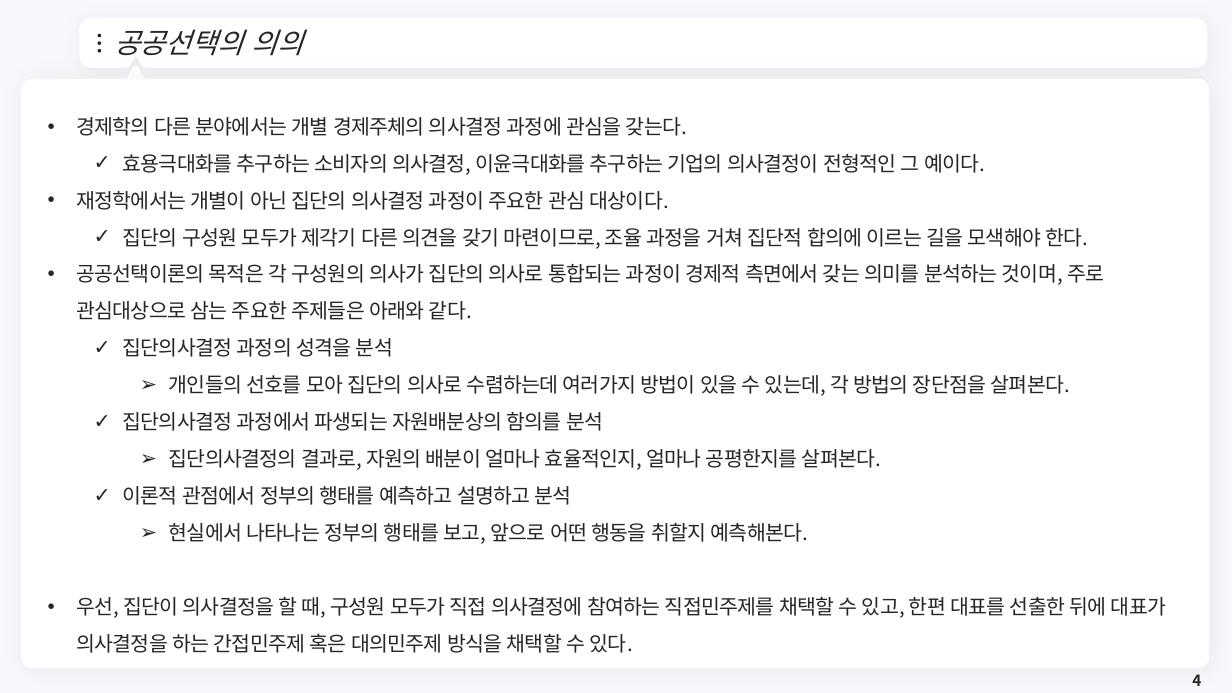
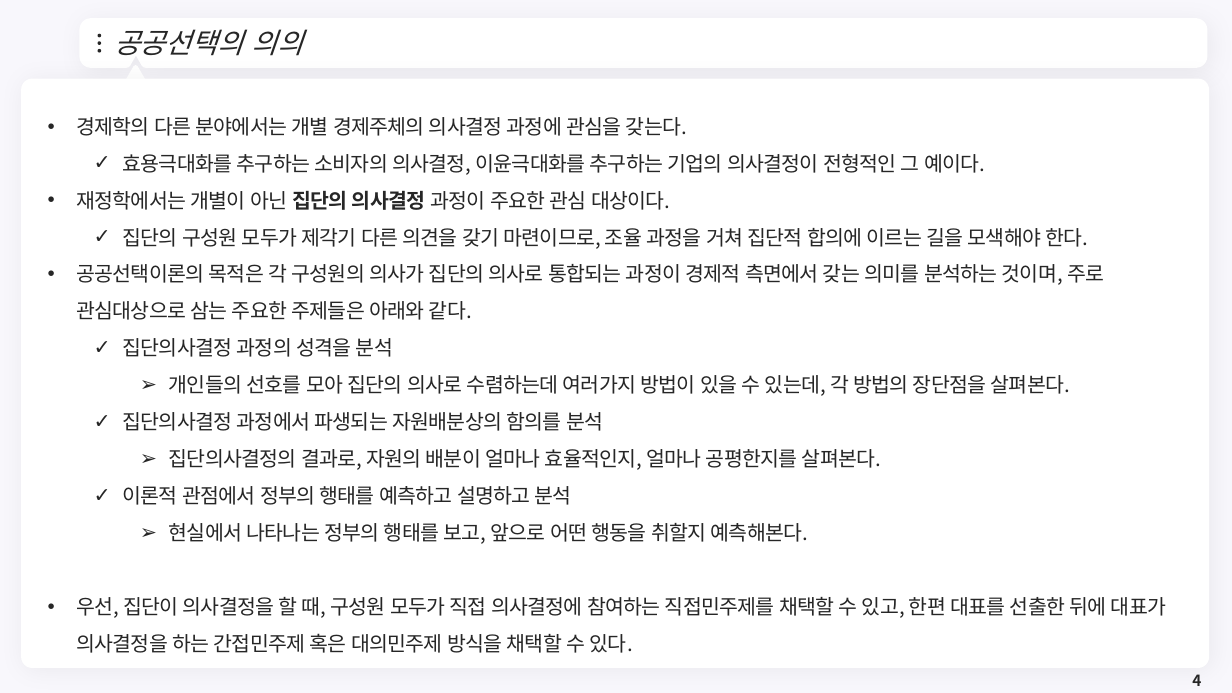
Before and after one commit to meandthey/Teaching, a slide deck: slide 4 of 재정학/01_Lectures/재정학_Chapter_5.pptx. Drawn at 1232x693 pixels with LibreOffice and Linux fonts; fonts in the diff are those of the drawing; background and template pictures are left out. Boxes give left, top, right and bottom in pixels: in the first picture for what was removed or moved away, otherwise in the second. Text is boxed around its words. In the diff, an @@ line names an element or a change of style, - is before the commit and + after.

```diff
--- a/재정학/01_Lectures/재정학_Chapter_5.pptx
+++ b/재정학/01_Lectures/재정학_Chapter_5.pptx
@@ text at (76, 190, 670, 210): bold on in "집단의 의사결정" @@
```
Also in this commit, not shown: 1 other slide changed, 1 other file.
